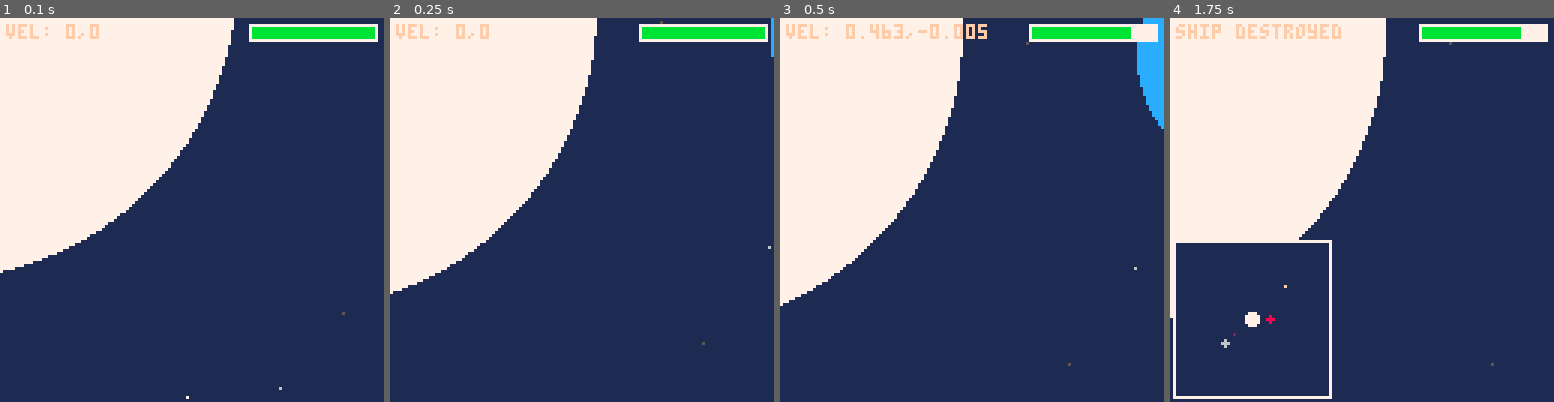
Above: before the commit, frames 1-4 (left to right).
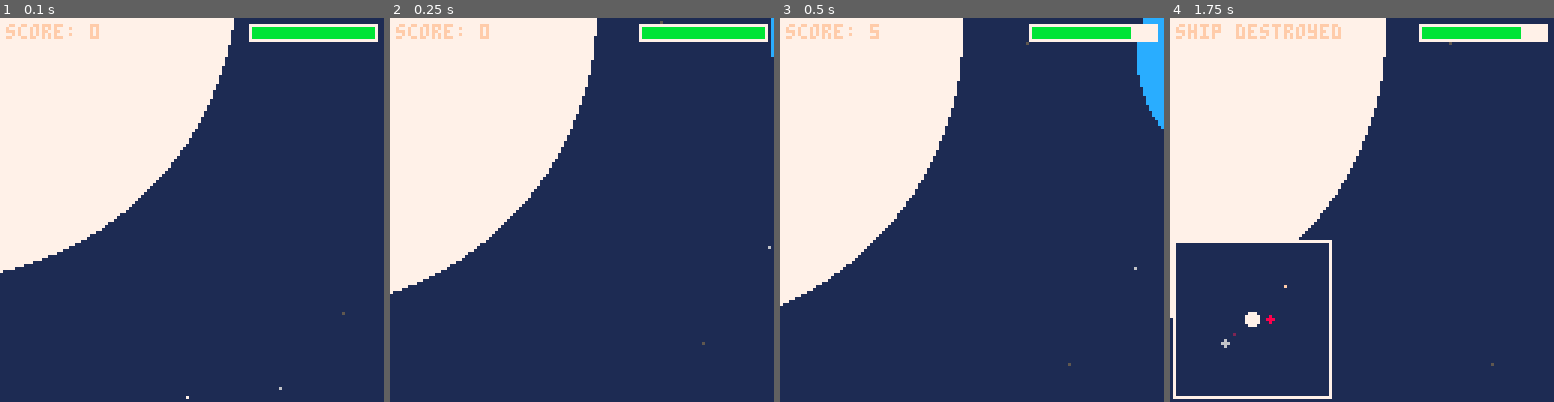
Above: after the commit, the same moments.

Repository: nucleartide/ludum-dare-39
Game: PICO-8 cartridge game.p8
Two runs of this game, one before a commit and one after it. Both use one fixed random seed, a clock stepped at 60 frames per second and the inputs below.
Inputs:
- Up to frame 1 (0.1 s): no input
- Up to frame 2 (0.25 s): no input
- Up to frame 3 (0.5 s): tap X (X key) at 0.33 s
- Up to frame 4 (1.75 s): tap O (Z key) at 0.7, 1.7 s; tap X (X key) at 1.07 s; hold Right from 1.6 s (still down)

The runs differ from the first frame. In frame 1, 0.3% of the frame differs, in the area x 1-22%, y 1-6%; in frame 2, 0.3%; in frame 3, 0.8%, in the area x 1-54%, y 1-6%; in frame 4, nothing differs.

Commit message:
add high scores

Diff:
--- a/game.p8
+++ b/game.p8
@@ -160,6 +160,12 @@
 particles = {}
 
 --
+-- score
+--
+
+score = 0
+
+--
 -- init
 --
 
@@ -361,9 +367,19 @@
       del(particles, p)
     end
   end
+
+  --
+  -- update score
+  --
+
+  if player.launched and not player.dead then
+    score += 1
+  end
 end
 
 function propel_player()
+  sfx(0)
+
   player.propellant -= 1
   player.propelled = true
   player.propelled_t = 30
@@ -485,7 +501,8 @@
     if player.dead then
       print("ship destroyed", cam.x + 2, cam.y + 2, 15)
     else
-      print("vel: " .. player.vel_x .. ',' .. player.vel_y, cam.x + 2, cam.y + 2, 15)
+      --print("vel: " .. player.vel_x .. ',' .. player.vel_y, cam.x + 2, cam.y + 2, 15)
+      print("score: " .. score, cam.x+2, cam.y+2, 15)
     end
 
 --    for p in all(planets) do
@@ -624,6 +642,7 @@
 end
 
 function add_explosion(x, y)
+  sfx(1)
   add(explosions, {
     x = x,
     y = y,
Not shown, changed: the sound effects (__sfx__) section of game.p8
